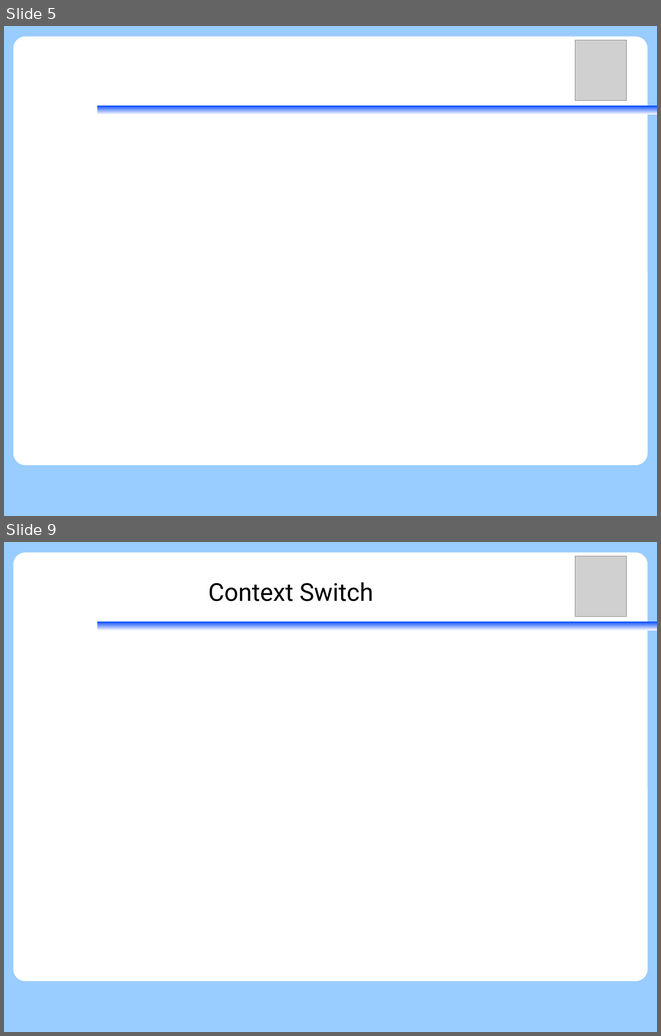
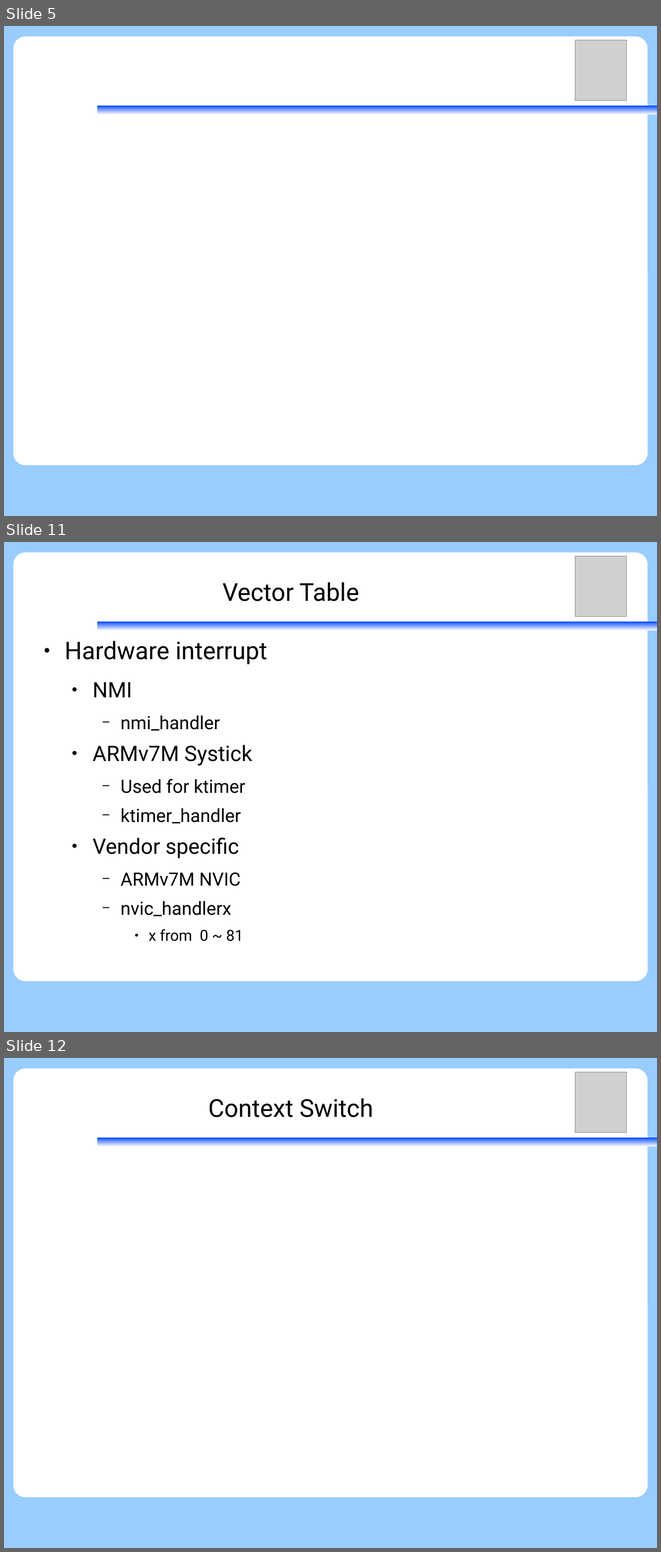
Before and after one commit to vh21/documents, a slide deck: ukernel/f9-microkernel-mcu-integration.odp. Shown one above the other, each under a label of ours: slides 5 and 9 before the commit, slides 5, 11 and 12 after it; the slides between them are not shown. The pictures are 661x1036 and 661x1552 pixels, drawn with LibreOffice and Linux fonts; fonts in the diff are those of the drawing; grey boxes stand for pictures. Boxes give left, top, right and bottom in pixels: in the first picture for what was removed or moved away, otherwise in the second. Text is boxed around its words. In the diff, an @@ line names an element or a change of style, - is before the commit and + after.

Commit message:
ukernel: f9kernel: add interrupt vectors to mcu integration

```diff
--- a/ukernel/f9-microkernel-mcu-integration.odp
+++ b/ukernel/f9-microkernel-mcu-integration.odp
@@ slide 11 added at bbox=[4, 542, 657, 1032], background #99CCFF; not listed: 3 template elements that a slide beside it also shows @@
@@ picture added at bbox=[576, 556, 627, 617] @@
@@ title added at bbox=[222, 582, 359, 601], 30 pt, text #000000 @@
+Vector Table
@@ text added at bbox=[64, 641, 267, 941], 22.2 pt, text #000000 @@
+● Hardware interrupt
+  ● NMI
+    − nmi_handler
+  ● ARMv7M Systick
+    − Used for ktimer
+    − ktimer_handler
+  ● Vendor specific
+    − ARMv7M NVIC
+    − nvic_handlerx
+      ● x from 0 ~ 81
@@ what was slide 9 is now slide 12 @@
```
Also in this commit, not shown: 5 other slides added, 3 slides removed.
